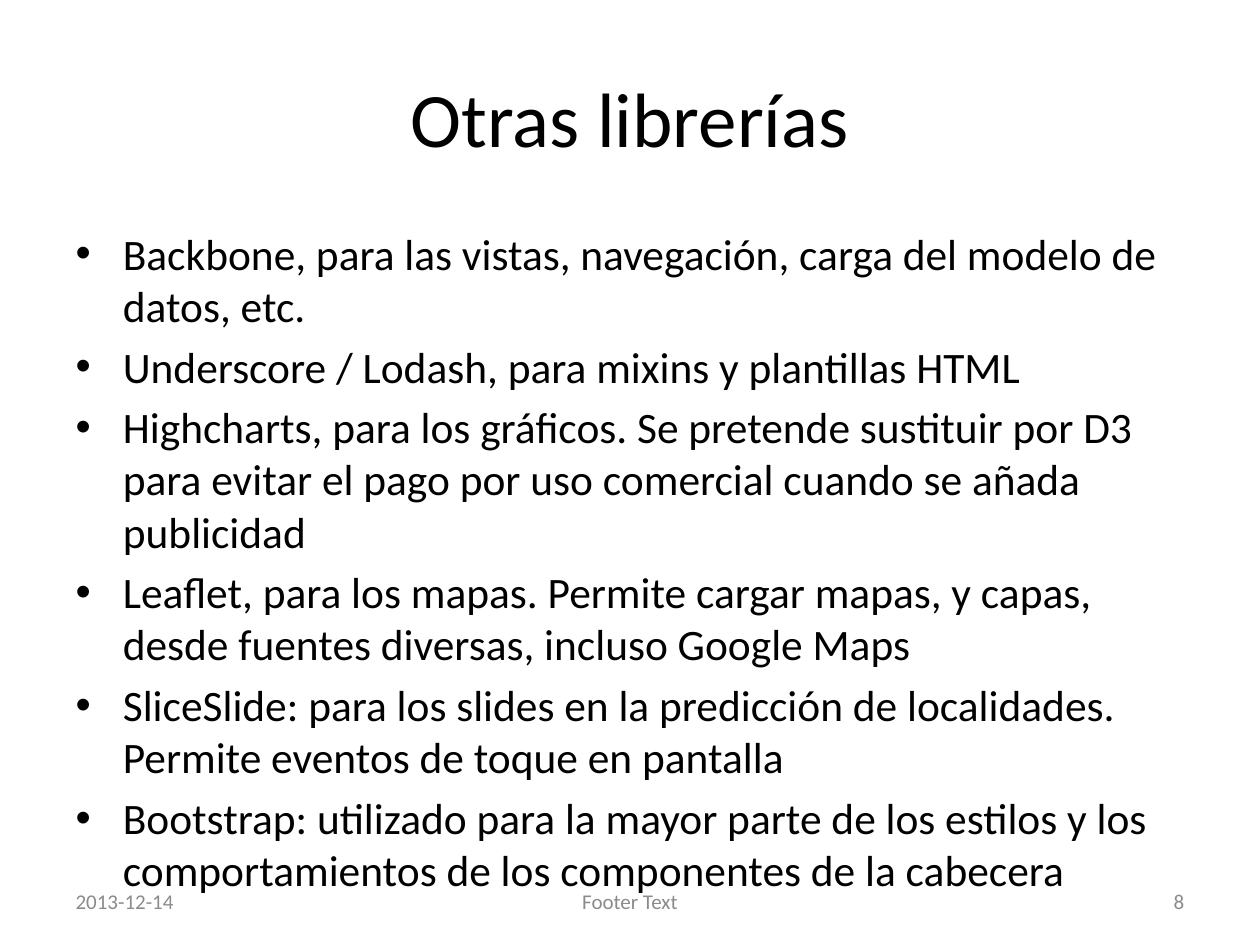
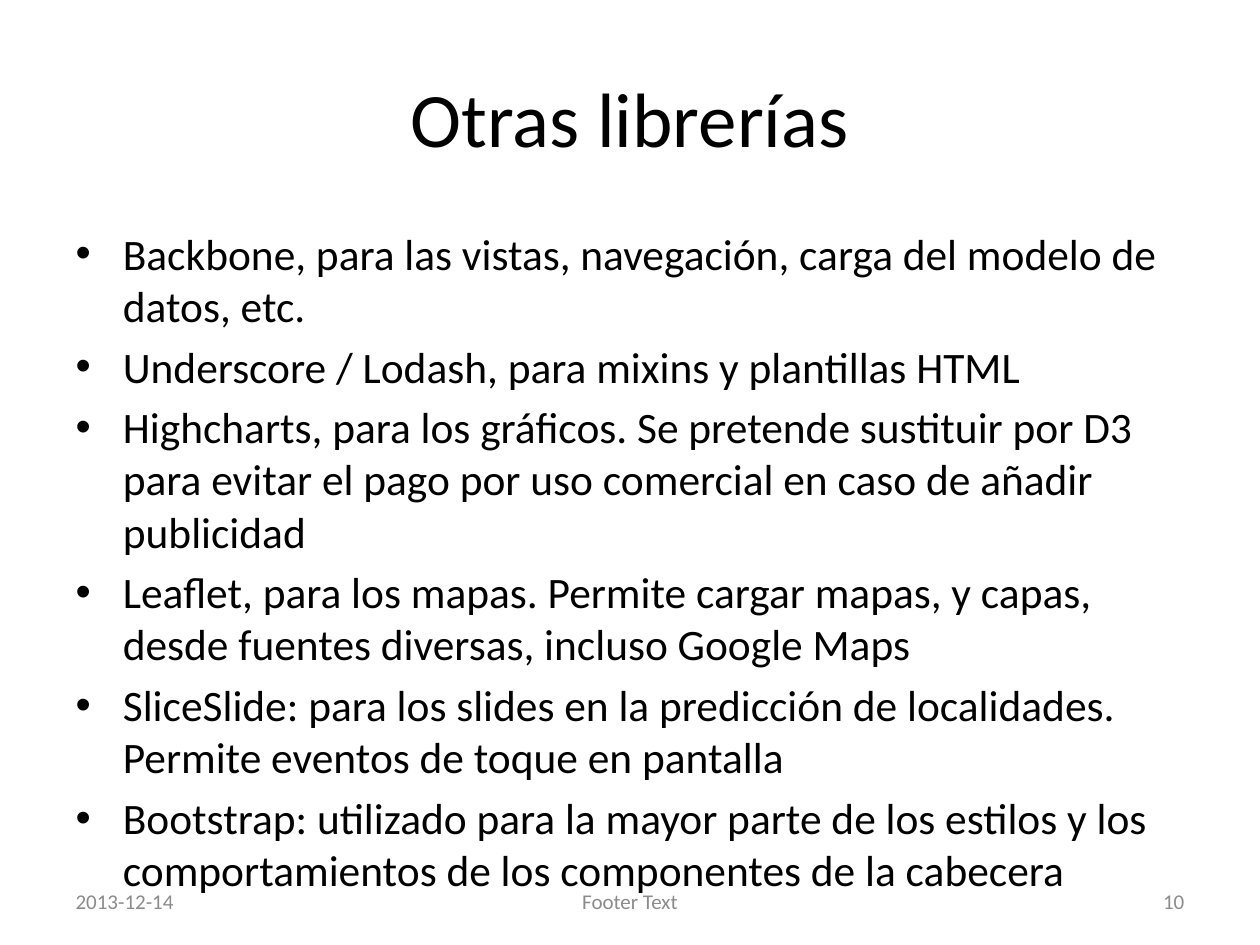
Before and after one commit to jervert/borrasca, a slide deck: slide 10 of docs/SPI_rapido_simple_economico.pptx (slide 8 before the commit). Drawn at 1260x945 pixels with LibreOffice and Linux fonts; fonts in the diff are those of the drawing. Boxes give left, top, right and bottom in pixels: in the first picture for what was removed or moved away, otherwise in the second. Text is boxed around its words. In the diff, an @@ line names an element or a change of style, - is before the commit and + after.

```diff
--- a/docs/SPI_rapido_simple_economico.pptx
+++ b/docs/SPI_rapido_simple_economico.pptx
@@ text at (x1=123, y1=413, x2=1132, y2=555): text changed @@
-• Highcharts, para los gráficos. Se pretende sustituir por D3 para evitar el pago por uso comercial cuando se añada publicidad
+• Highcharts, para los gráficos. Se pretende sustituir por D3 para evitar el pago por uso comercial en caso de añadir publicidad
@@ page number at (x1=1163, y1=895, x2=1184, y2=909): text changed @@
-8
+10
```
Also in this commit, not shown: 2 other slides changed, 2 slides added.
